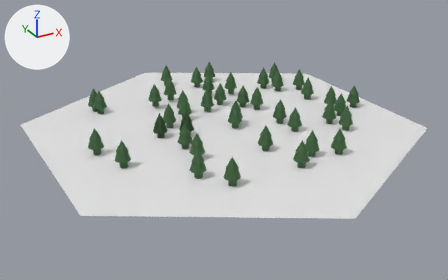
Two versions of the Blender file blenderAssets/forest.blend, one commit apart.
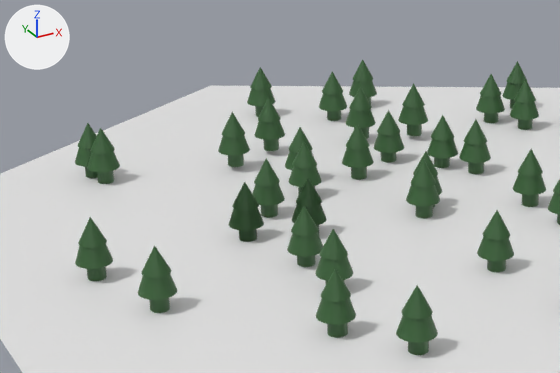
There are two pictures of each version: one whole from a 50 mm camera at (-1.356, -2.478, 1.165) aimed at (-0.019, -0.047, -0.05), one close up on the part from 13% to 65% of the width and 13% to 69% of the height. The lights are fixed; the arrows at upper left show +X, +Y and +Z.
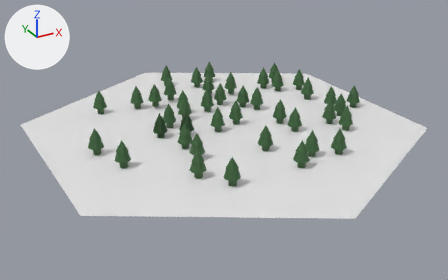
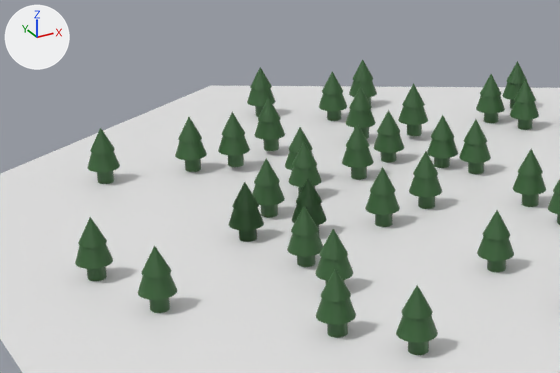
Changed parts and their boxes (x1, y1, x2, y2) in the close-ups (560 x 373 px):
'Cylinder.023', moved: before (406, 159, 440, 219); after (365, 167, 400, 227)
'Cylinder.018', moved: before (75, 123, 97, 178); after (175, 117, 207, 172)
'Cylinder.014', unchanged, uncovered by the edit: before (409, 151, 442, 208); after (409, 151, 442, 209)

The change in detail:
Object 'Cylinder.018' (ob_cylinder_018) moves from (-0.477, 0.512, 0.02) to (-0.272, 0.438, 0.022).
Object 'Cylinder.023' (ob_cylinder_023) moves from (0.048, -0.039, 0.02) to (-0.046, -0.039, 0.02).
